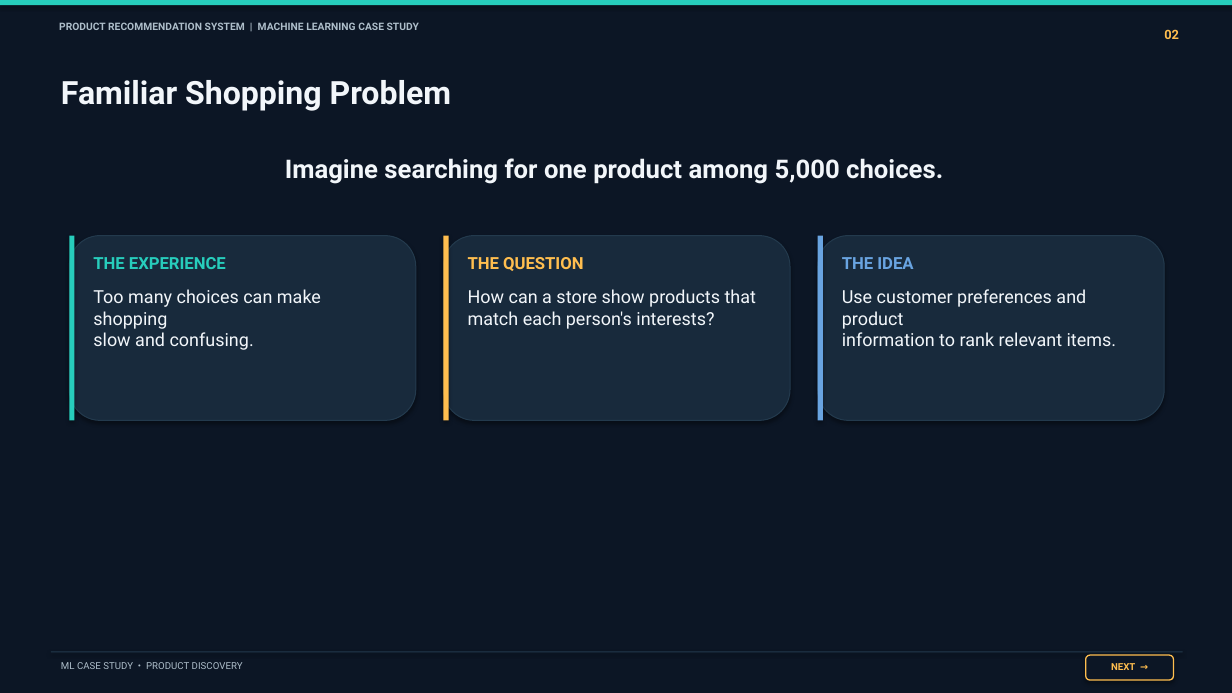
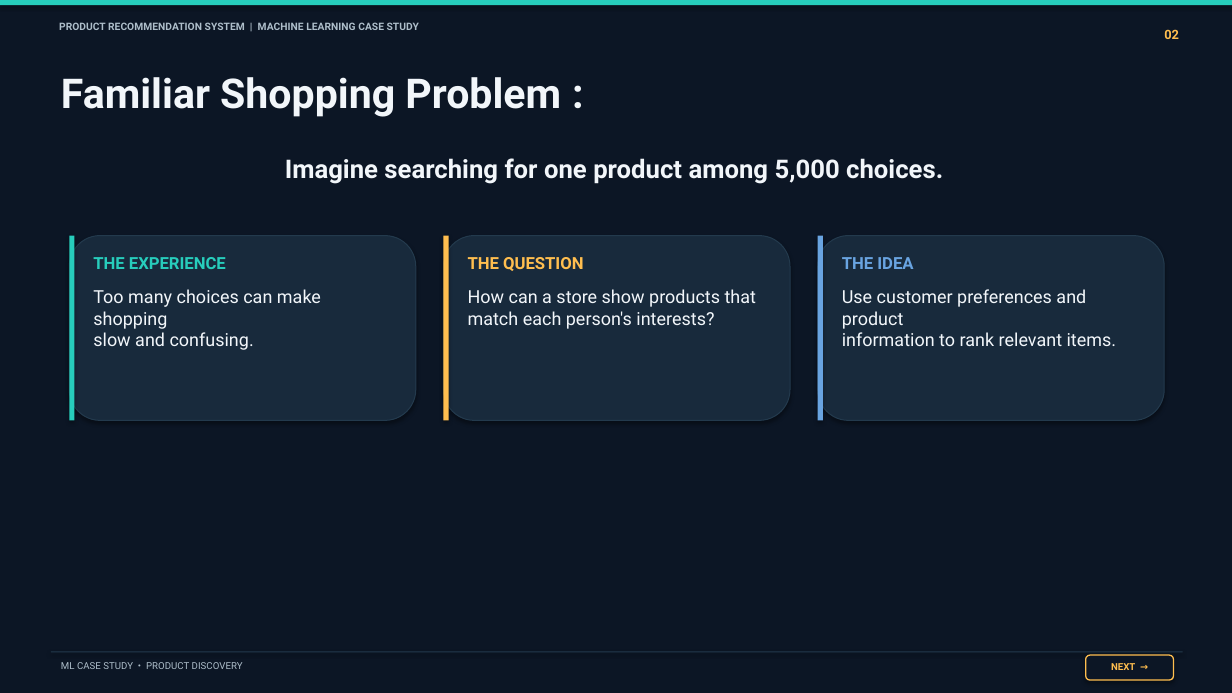
Before and after one commit to keerthi-6302/ML-Lab-Assignments, a slide deck: slide 3 of CLA-3_AP24110011365.pptx. Drawn at 1232x693 pixels with LibreOffice and Linux fonts; fonts in the diff are those of the drawing. Boxes give left, top, right and bottom in pixels: in the first picture for what was removed or moved away, otherwise in the second. Text is boxed around its words. In the diff, an @@ line names an element or a change of style, - is before the commit and + after.

```diff
--- a/CLA-3_AP24110011365.pptx
+++ b/CLA-3_AP24110011365.pptx
@@ text at <box>61,77,561,117</box>: text changed; size 25 to 32 pt @@
-Familiar Shopping Problem
+Familiar Shopping Problem :
```
Also in this commit, not shown: 11 other slides changed, 1 slide added.
